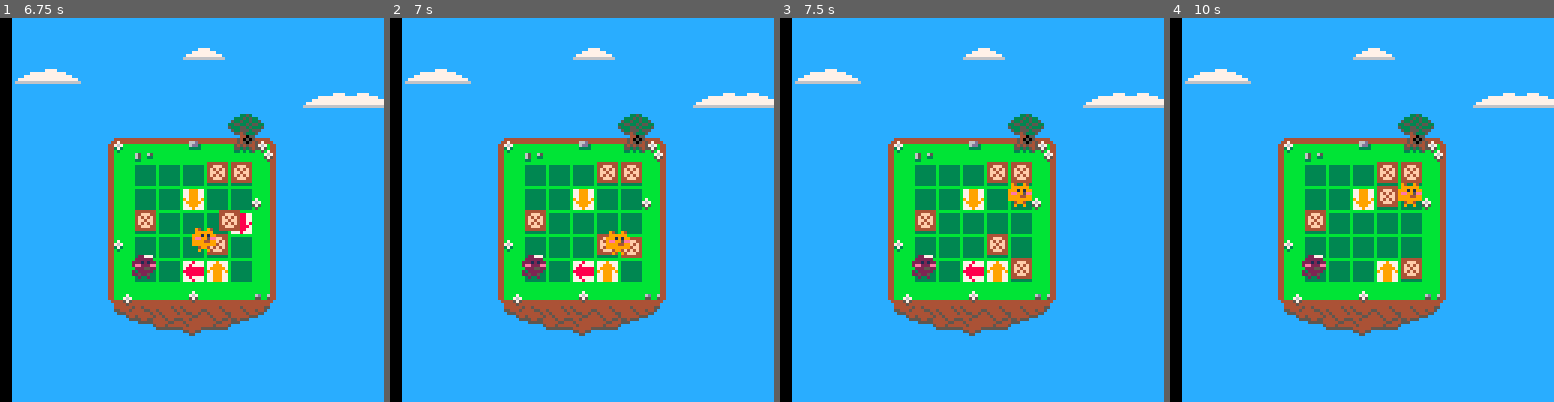
Above: before the commit, frames 1-4 (left to right).
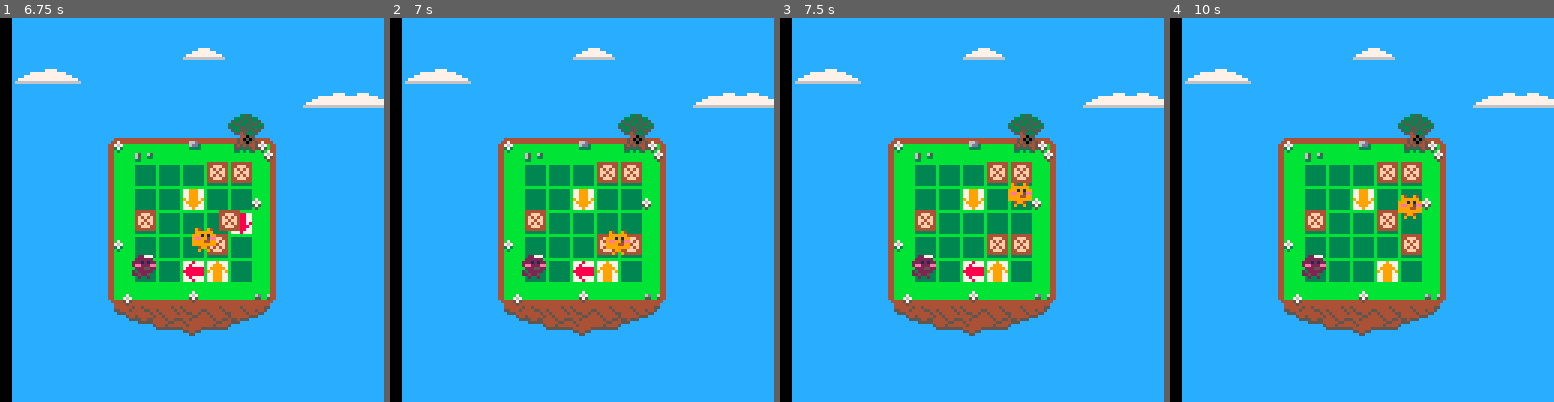
Above: after the commit, the same moments.

Repository: accidentalrebel/pico8-pop-puff
Game: PICO-8 cartridge pop-puff.p8
The game is run twice, just before and just after one commit, with the same random seed, the same clock (stepped at 60 frames per second) and the same inputs.
Inputs:
- Up to frame 1 (6.75 s): hold Right 1.6-2.1 s; hold Up 2.15-2.42 s; hold Right 2.47-3.03 s; hold Left 3.08-3.58 s; hold Down 3.63-3.97 s; hold Right 4.02-4.68 s; hold Up 4.73-5.03 s; hold Left 5.08-5.68 s; hold Down 5.73-6.03 s; hold Right 6.08-6.58 s; hold Right from 6.63 s (still down)
- Up to frame 2 (7 s): keep holding Right
- Up to frame 3 (7.5 s): release Right at 7.13 s; hold Up 7.18-7.45 s
- Up to frame 4 (10 s): hold Right 7.5-8.07 s; hold Left 8.12-8.62 s; hold Down 8.67-9 s; hold Right 9.05-9.72 s; hold Up from 9.77 s (still down)

Frame 1 is identical in both runs. In frame 2, 0.2% of the frame differs, in the area x 60-66%, y 56-63%; in frame 3, 0.6%; in frame 4, 1.6%, in the area x 53-66%, y 42-68%.

Commit message:
Boxes just move only one step.

Diff:
--- a/pop-puff.p8
+++ b/pop-puff.p8
@@ -235,12 +235,6 @@
 function on_tween_reached(tween)
    local p = tween.obj
 
-   if p.stop_on_next_tile then
-      printh("Stopped on next tile!" .. p.tag)
-      p.stop_on_next_tile = false
-      return
-   end
-
    for i = 1,#p.parent.children,1 do
       local child = p.parent.children[i]
       if child.tag == _arrow then
@@ -250,6 +244,12 @@
 	 on_cake_stepped(child,p)
 	 break
       else
+	 if p.stop_on_next_tile then
+	    printh("Stopped on next tile!" .. p.tag)
+	    p.stop_on_next_tile = false
+	    return
+	 end
+
 	 local next_tile=get_next_tile(p,p.pointing)
 	 if next_tile != nil and can_move_to_tile(p,next_tile) then
 	    slide_to_tile(p,next_tile.col,next_tile.row)
@@ -328,6 +328,10 @@
 
 function slide_to_tile(a,col,row)
    local target_tile = get_tile_at(col,row)
+   if a.tag != _pop and a.tag != _puff then
+      a.stop_on_next_tile = true
+   end
+
    if a.col != col then
       make_tween(a,_x,target_tile.x,slide_speed,on_tween_reached)
    end
@@ -688,9 +692,6 @@
 
 
 
-__gff__
-0000000000000000000000000000000000000000000000000000000000000000000000000000000000000000000000000000000000000000000000000000000000000000000000000000000000000000000000000000000000000000000000000000000000000000000000000000000000000000000000000000000000000000
-0000000000000000000000000000000000000000000000000000000000000000000000000000000000000000000000000000000000000000000000000000000000000000000000000000000000000000000000000000000000000000000000000000000000000000000000000000000000000000000000000000000000000000
 __map__
 0808080808080808080808080808080800000000000000000000000000000000000000000000000000000000000000000000000000000000000000000000000000000000000000000000000000000000000000000000000000000000000000000000000000000000000000000000000000000000000000000000000000000000
 08080808080808090b0808080808080800000000000000000000000000000000000000000000000000000000000000000000000000000000000000000000000000000000000000000000000000000000000000000000000000000000000000000000000000000000000000000000000000000000000000000000000000000000
Not shown, changed: the sound effects (__sfx__) section of pop-puff.p8
